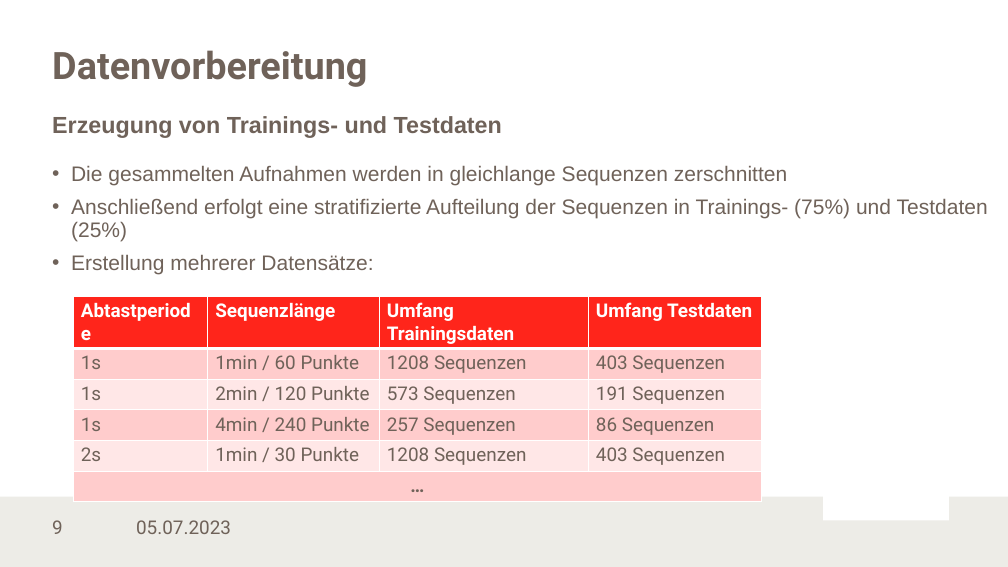
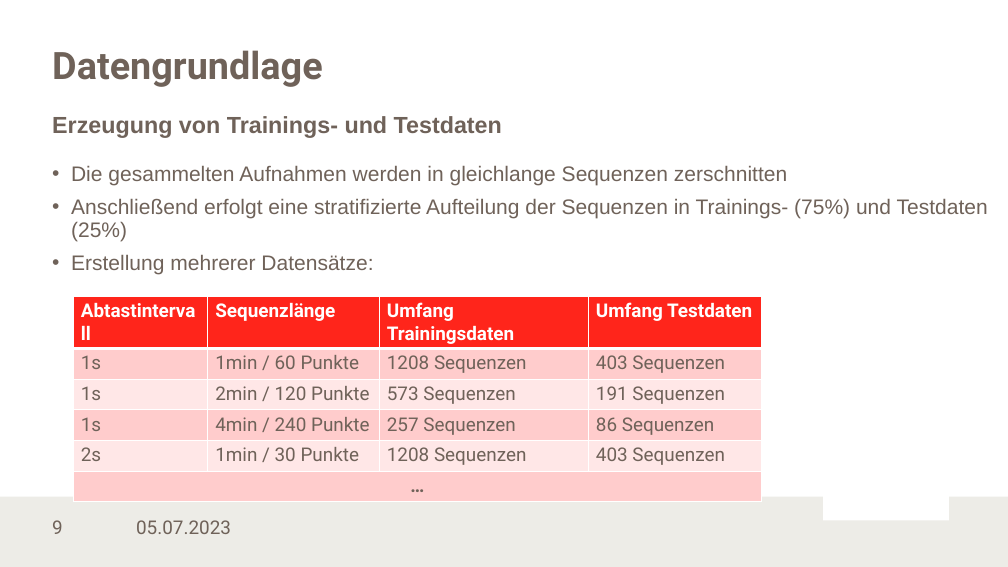
Before and after one commit to LennartKoepper/Bachelor-Thesis, a slide deck: slide 9 of Seminar/Bachelorseminar_02-07-2023.pptx. Drawn at 1008x567 pixels with LibreOffice and Linux fonts; fonts in the diff are those of the drawing; background and template pictures are left out. Boxes give left, top, right and bottom in pixels: in the first picture for what was removed or moved away, otherwise in the second. Text is boxed around its words. In the diff, an @@ line names an element or a change of style, - is before the commit and + after.

```diff
--- a/Seminar/Bachelorseminar_02-07-2023.pptx
+++ b/Seminar/Bachelorseminar_02-07-2023.pptx
@@ title at [52,50,322,87]: text changed @@
-Datenvorbereitung
+Datengrundlage
@@ table at [73,296,762,480] @@
-row 1, column 1: Abtastperiode
+row 1, column 1: Abtastintervall
```
Also in this commit, not shown: 8 other slides changed.
